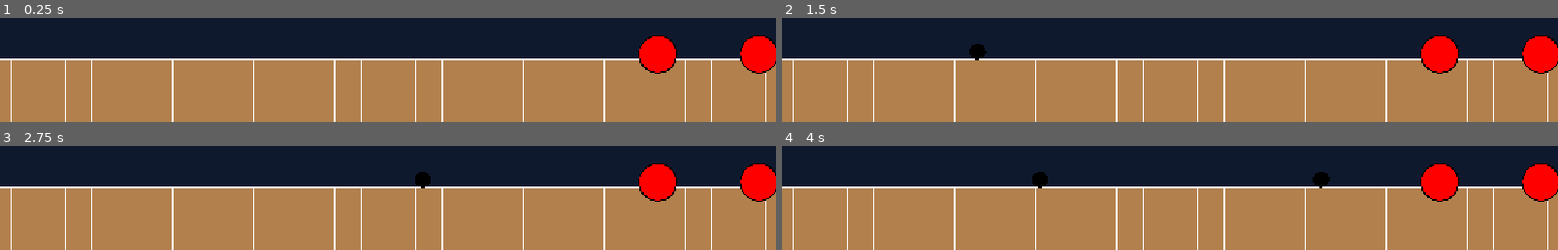
Above: before the commit, frames 1-4 (two rows, left to right).
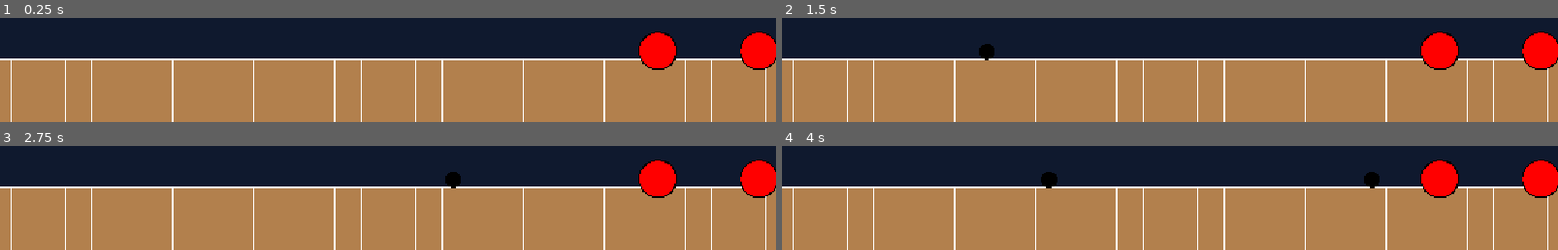
Above: after the commit, the same moments.

Repository: hyacinj/game
Game: Godot game, scene res://scenes/start.tscn
Two runs of this game, one before a commit and one after it. Both use one fixed random seed, a clock stepped at 60 frames per second and the inputs below.
Inputs (mouse positions are in pixels of both pictures, inside the frame that each line leads up to):
- Up to frame 1 (0.25 s): no input
- Up to frame 2 (1.5 s): tap Enter at 0.5 s; move the mouse to (outside the picture) at 0.52 s; click (outside the picture) at 0.67 s; drag from (outside the picture) to (outside the picture) at 1.27 s
- Up to frame 3 (2.75 s): move the mouse to (outside the picture) at 2.02 s; click (outside the picture) at 2.17 s
- Up to frame 4 (4 s): drag from (outside the picture) to (outside the picture) at 2.77 s; move the mouse to (outside the picture) at 3.52 s; click (outside the picture) at 3.67 s

The runs differ from the first frame. In frame 1, 0.9% of the frame differs, in the area x 82-100%, y 12-54%; in frame 2, 1.3%; in frame 3, 1.4%; in frame 4, 1.8%, in the area x 32-100%, y 12-54%.

Commit message:
fix: adjust unit Y position above terrain, fix camera anchor

Diff:
--- a/scripts/core/GameRoot.gd
+++ b/scripts/core/GameRoot.gd
@@ -8,9 +8,9 @@
 
 func _ensure_camera() -> void:
 	var cam := Camera2D.new()
+	cam.anchor_mode = Camera2D.ANCHOR_MODE_DRAG_CENTER
 	add_child(cam)
 	cam.make_current()
-	# Set background dark blue
 	RenderingServer.set_default_clear_color(Color(0.06, 0.1, 0.18))
 	print("[GameRoot] Camera ready.")
 
--- a/scripts/game/battle/BattleManager.gd
+++ b/scripts/game/battle/BattleManager.gd
@@ -58,7 +58,7 @@
 
 func _spawn_player() -> void:
 	player = Player.new()
-	var y := GameConfig.TERRAIN_Y_OFFSET - 35
+	var y := GameConfig.TERRAIN_Y_OFFSET - 40  # radius 35 + 5 gap
 	player.position = Vector2(GameConfig.PLAYER_X, y)
 	add_child(player)
 	print("  Player at: ", player.position)
@@ -66,7 +66,7 @@
 func _spawn_enemies(count: int) -> void:
 	for i in count:
 		var e := Enemy.new()
-		var y := GameConfig.TERRAIN_Y_OFFSET - 28
+		var y := GameConfig.TERRAIN_Y_OFFSET - 33  # radius 28 + 5 gap
 		e.position = Vector2(400 + i * 150, y)
 		add_child(e); enemies.append(e)
 	print("  Enemies: ", count)
